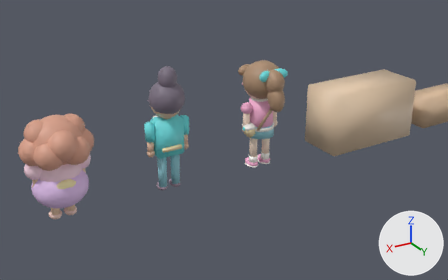
One commit to the Blender file CarrinhoSorvete_NovoProjeto/Assets/GirlPower/Orla3D/Blender/OrlaDasFadas_ArtDirectionChars.blend: the scene before it, then after it.
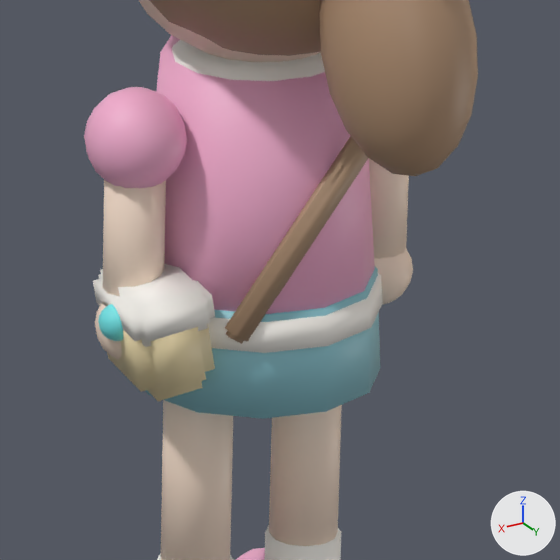
Each version is shown from a 50 mm camera at (4.65, 6.76, 3.9) aimed at (0.5, -0.16, 0.44), then close up on the part from 52% to 66% of the width and 33% to 55% of the height. The axes (+X, +Y, +Z) are drawn at lower right. The lights are the same throughout. The last two pictures show the newer version.

Objects in the first close-up: 'Protag_ArmL', 'Protag_ArmR', 'Protag_Head', 'Protag_LegL', 'Protag_LegR', 'Protag_Torso'.
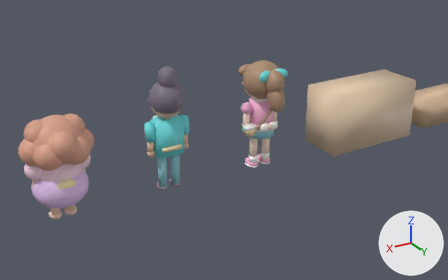
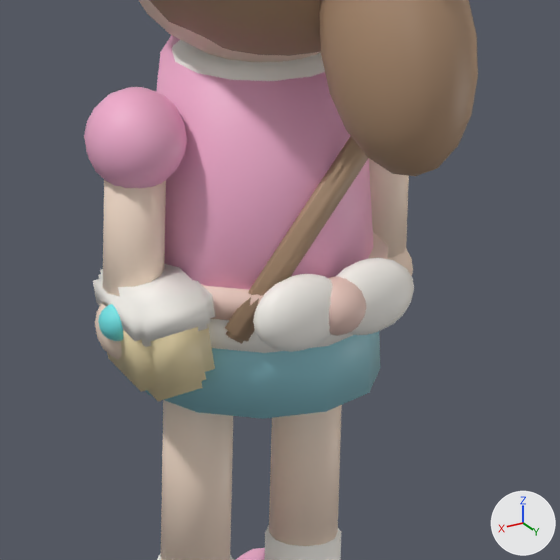
Boxes [x1, y1, x2, y2] around the edits, measured in the close-ups (560 x 560 px):
```json
{"object": "Protag_Torso", "change": "reshaped", "before": [93, 35, 383, 419], "after": [93, 35, 414, 419], "on screen": "11% wider"}
{"part": 1, "of": "me_t_shirt", "change": "added", "after": [201, 232, 388, 320], "on screen": "mostly hidden"}
{"part": 2, "of": "me_t_shirt", "change": "added", "after": [336, 258, 414, 335]}
{"part": 3, "of": "me_t_shirt", "change": "added", "after": [253, 274, 332, 352]}
{"part": 4, "of": "me_t_shirt", "change": "added", "after": [328, 276, 366, 336], "on screen": "beige"}
```

The change, as JSON lines over the scene's bpy script:
```json
{"block": "me_t_shirt", "where": "# used by ob_protag_torso; location = (0.0, 0.0, 0.61); rotation_euler = (1.571, 0.0, 3.142), in degrees (90, 0, 180)"}
{"op": "remove", "block": "me_t_shirt", "code": "me_t_shirt.from_pydata(...)  # 488 vertices, 472 faces; spans x -0.309..0.202, y -0.125..0.449, z -0.214..0.214"}
{"op": "add", "block": "me_t_shirt", "code": "me_t_shirt.from_pydata(...)  # 960 vertices, 966 faces; spans x -0.309..0.208, y -0.125..0.449, z -0.223..0.268"}
{"block": "me_t_shirt", "change": "me_t_shirt part 1: a new loose piece, a 12-sided cylinder along y spanning x -0.208..0.208, y 0.038..0.082, z -0.208..0.208, in mat_ac_coral_001 (beige #edcbc0)"}
{"block": "me_t_shirt", "change": "me_t_shirt part 2: a new loose piece, a UV sphere (14 segments, 10 rings, poles along y) spanning x -0.016..0.146, y -0.001..0.121, z 0.175..0.255, in mat_ac_cream_001 (white #fdf9f3)"}
{"block": "me_t_shirt", "change": "me_t_shirt part 3: a new loose piece, a UV sphere (14 segments, 10 rings, poles along y) spanning x -0.146..0.016, y -0.001..0.121, z 0.175..0.255, in mat_ac_cream_001 (white #fdf9f3)"}
{"block": "me_t_shirt", "change": "me_t_shirt part 4: a new loose piece, a UV sphere (14 segments, 10 rings, poles along y) spanning x -0.045..0.045, y 0.014..0.106, z 0.176..0.268, in mat_ac_coral_001 (beige #edcbc0)"}
{"block": "me_t_shirt", "change": "other edits to the shape of me_t_shirt do not show in these pictures"}
{"op": "add", "block": "me_t_shirt", "code": "me_t_shirt.materials.append(mat_ac_coral_001)  # beige #edcbc0"}
```
